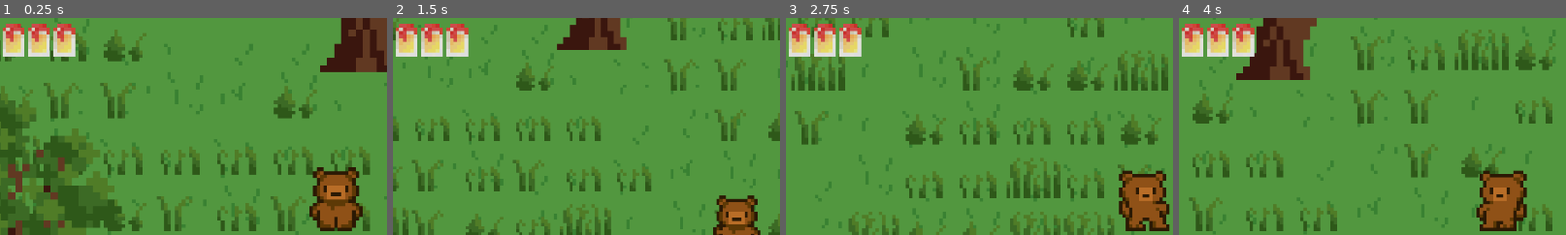
Above: before the commit, frames 1-4 (left to right).
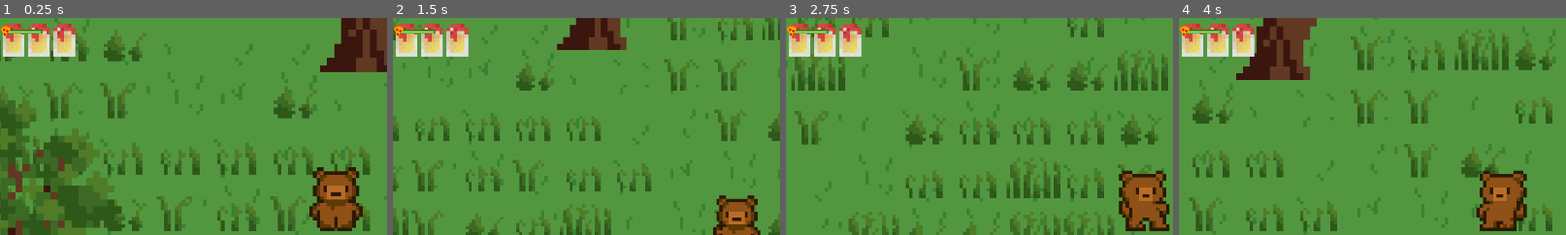
Above: after the commit, the same moments.

Repository: tom-legros/Beesounours-Gamejam4-2026
Game: Godot game, scene res://main.tscn
Two runs of this game, one before a commit and one after it. Both use one fixed random seed, a clock stepped at 60 frames per second and the inputs below.
Inputs:
- Up to frame 1 (0.25 s): no input
- Up to frame 2 (1.5 s): hold Right (ui_right) 0.53-1.28 s; hold E 0.53-1.28 s; tap Space at 0.77 s; hold Down (ui_down) from 1.28 s (still down); tap Shift at 1.35 s
- Up to frame 3 (2.75 s): tap Space at 1.52 s; release Down (ui_down) at 2.03 s; hold Right (ui_right) from 2.03 s (still down); hold E from 2.03 s (still down)
- Up to frame 4 (4 s): release Right (ui_right) at 2.78 s; release E at 2.78 s; hold Up (ui_up) 2.78-3.53 s; tap Shift at 2.85 s; tap Space at 3.02, 3.77 s; hold Left (ui_left) from 3.53 s (still down); hold E from 3.53 s (still down)
The pictures show only the part of the screen within x 0-50%, y 2-52%; the shares and areas given below are measured in that part.

The runs differ from the first frame. In frame 1, 0.2% of the frame differs, in the area x 0-12%, y 3-9%; in frame 2, 0.2%; in frame 3, 0.2%; in frame 4, 0.2%.

Commit message:
Texture Barre d'endurance

Diff:
--- a/game/main.tscn
+++ b/game/main.tscn
@@ -32,6 +32,8 @@
 [ext_resource type="Texture2D" uid="uid://b1nxfq6xpc5cf" path="res://img/Barre full.png" id="22_d13ii"]
 [ext_resource type="Texture2D" uid="uid://c10gaix0jpovx" path="res://img/tree1.png" id="23_1u8w0"]
 [ext_resource type="PackedScene" uid="uid://dg4v2ju86qprl" path="res://Loup.tscn" id="23_d13ii"]
+[ext_resource type="Texture2D" uid="uid://nwy1o0kf5dr1" path="res://img/Barre endurance vide.png" id="29_4lmeg"]
+[ext_resource type="Texture2D" uid="uid://deoa556ro73fn" path="res://img/Barre endurance full.png" id="30_0cp0l"]
 [ext_resource type="Texture2D" uid="uid://ceyj6uy0615mu" path="res://img/honey_bottom_tile.png" id="31_4k2k6"]
 [ext_resource type="Texture2D" uid="uid://nddkfoss7n08" path="res://img/grass_thingy.png" id="31_jq2sk"]
 [ext_resource type="Texture2D" uid="uid://b4w8hu6icva66" path="res://img/watah.png" id="33_0rl1p"]
@@ -390,9 +392,12 @@
 texture_under = ExtResource("21_ryguw")
 texture_progress = ExtResource("22_d13ii")
 
-[node name="barre_endurance" type="TextureProgressBar" parent="Player/CanvasLayer"]
-offset_right = 40.0
-offset_bottom = 40.0
+[node name="BarreEndurance" type="TextureProgressBar" parent="Player/CanvasLayer"]
+texture_filter = 1
+offset_right = 64.0
+offset_bottom = 64.0
+texture_under = ExtResource("29_4lmeg")
+texture_progress = ExtResource("30_0cp0l")
 
 [node name="Bordures" type="StaticBody2D" parent="."]
 
Binary file added: game/img/Barre endurance full.png
Not shown, added: game/img/Barre endurance full.png.import
Binary file added: game/img/Barre endurance vide.png
Not shown, added: game/img/Barre endurance vide.png.import
Binary file added: game/img/Barre moitié.png
Not shown, added: game/img/Barre moitié.png.import
Binary file added: game/img/pizza.png
Not shown, added: game/img/pizza.png.import
Not shown: 1 places in game/main.tscn that only renumber resources
